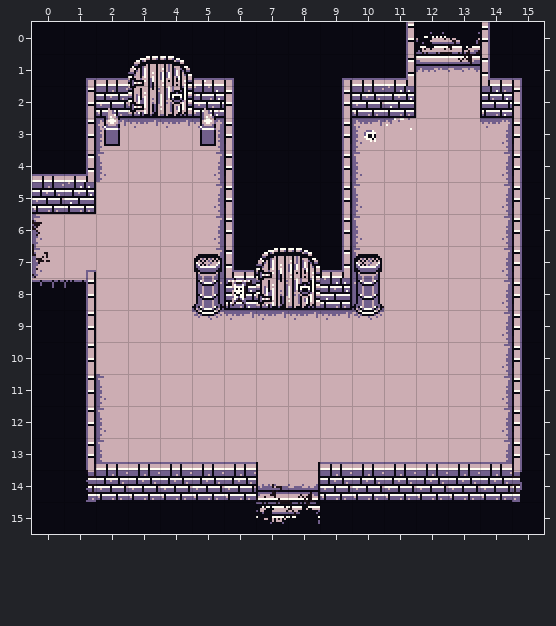
Level history. Tiled map (JSON): Valiositos/Seleccion/Looby.tmj. Above is the file before it was changed.
Cells are 16x16 px. Shown: x 0..15, y 0..15.
After:
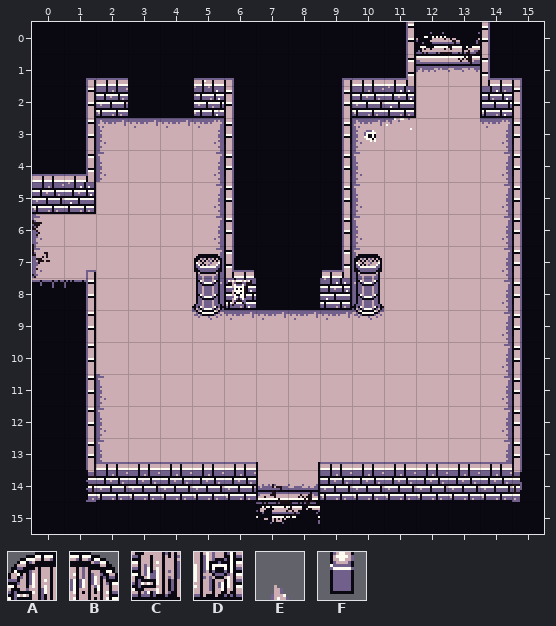
Key: from "g": A 55, B 56, C 87, D 88, E 303, F 335.
_ is an empty cell.
Change:
Layer "Paredes":
The edit erases tile A in row 1 at x 3; in row 7 at x 7.
The edit erases tile B in row 1 at x 4; in row 7 at x 8.
The edit erases tile C in row 2 at x 3; in row 8 at x 7.
The edit erases tile D in row 2 at x 4; in row 8 at x 8.
Layer "DecoArriba":
The edit erases tile E in row 2 at x 2 and 5.
The edit erases tile F in row 3 at x 2 and 5.
Boxes around the changes in both pictures, in picture pixels (x1, y1, x2, y2):
removed: (104, 56, 216, 146)
removed: (256, 248, 320, 308)
